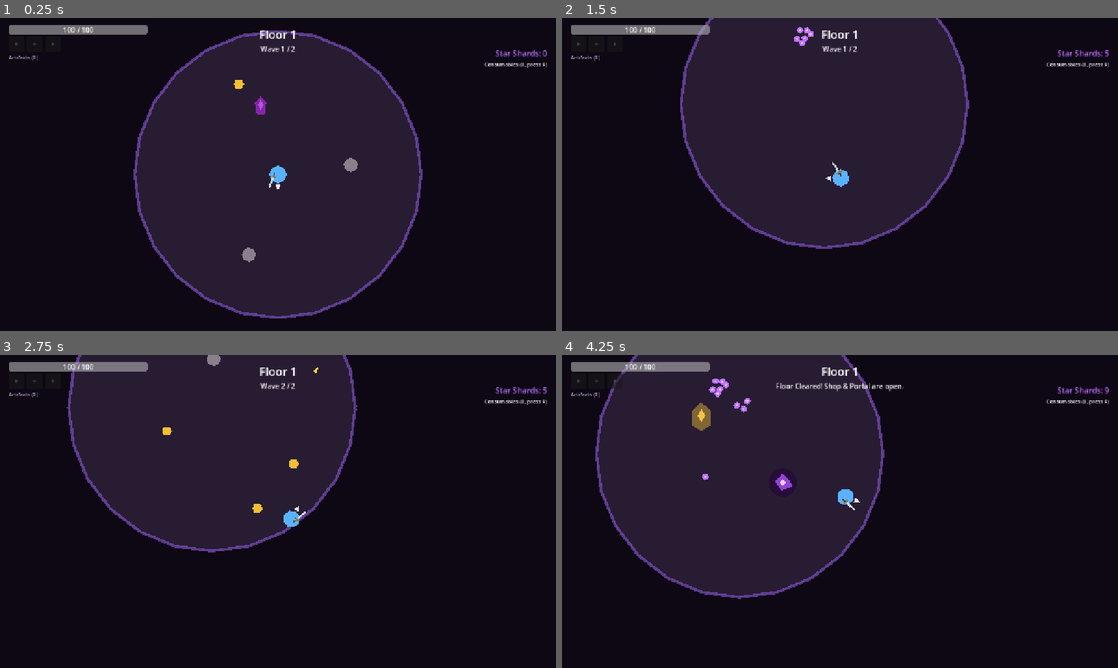
Above: before the commit, frames 1-4 (two rows, left to right).
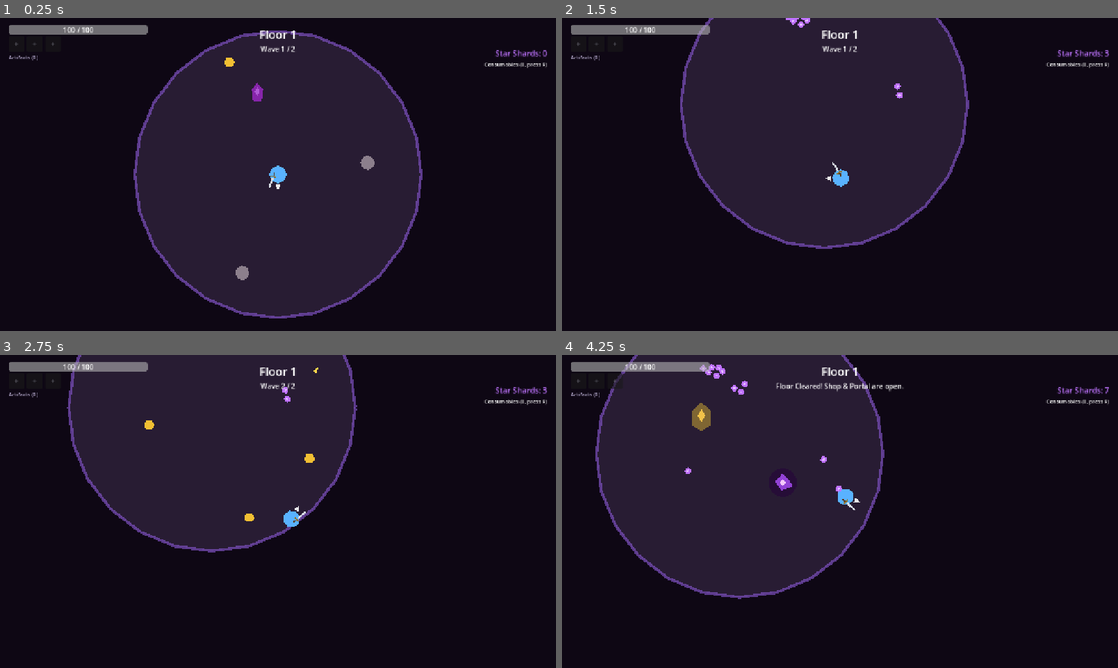
Above: after the commit, the same moments.

Repository: tommarziali-jpg/game_cloude_3.0
Game: Godot game, scene res://scenes/tower/Tower.tscn
Two runs of this game, one before a commit and one after it. Both use one fixed random seed, a clock stepped at 60 frames per second and the inputs below. This scene is started directly instead of the project's main scene.
Inputs (mouse positions are in pixels of both pictures, inside the frame that each line leads up to):
- Up to frame 1 (0.25 s): no input
- Up to frame 2 (1.5 s): tap R (use_consumable) at 0.5, 1.25 s; move the mouse to (962, 158) at 0.52 s; hold D (move_right) 0.53-1.25 s; tap F (interact) at 0.6 s; click (962, 158) at 0.67 s; drag from (728, 190) to (856, 158) at 1.27 s
- Up to frame 3 (2.75 s): tap R (use_consumable) at 2 s; move the mouse to (333, 442) at 2.02 s; hold D (move_right) from 2.03 s (still down); right-click (333, 442) at 2.1 s; tap F (interact) at 2.3 s
- Up to frame 4 (4.25 s): release D (move_right) at 2.75 s; tap R (use_consumable) at 2.75, 3.5 s; drag from (812, 574) to (673, 464) at 2.77 s; move the mouse to (1006, 558) at 3.52 s; hold A (move_left) from 3.53 s (still down); tap F (interact) at 3.6 s

The runs differ from the first frame. In frame 1, 0.6% of the frame differs, in the area x 40-68%, y 12-84%; in frame 2, 0.2%; in frame 3, 0.4%; in frame 4, 0.4%.

Commit message:
Enlarge tower arena

Diff:
--- a/scenes/tower/Tower.gd
+++ b/scenes/tower/Tower.gd
@@ -1,16 +1,14 @@
 extends Node2D
 
 ## The main arena-descent orchestrator. Loaded ONCE when the player enters the
-## Spire; floors are generated procedurally inside this same running scene
-## (no scene reloads between floors -- matches the "the arena itself falls"
-## fiction from docs/STORY.md). Only returns to Hub.tscn on death.
+## Spire; floors are generated procedurally inside this same running scene.
 
 const PLAYER_SCENE := preload("res://scenes/player/Player.tscn")
 const SHOP_SCENE := preload("res://scenes/interactables/Shop.tscn")
 const FLOOR_PORTAL_SCENE := preload("res://scenes/interactables/FloorPortal.tscn")
 const CORRUPTION_CRYSTAL_SCENE := preload("res://scenes/enemies/CorruptionCrystal.tscn")
 
-const ARENA_RADIUS := 300.0
+const ARENA_RADIUS := 360.0
 
 @onready var arena_center: Vector2 = Vector2.ZERO
 @onready var enemy_layer: Node2D = $EnemyLayer
@@ -44,15 +42,9 @@
 	add_child(player)
 	player.global_position = arena_center
 
-# ------------------------------------------------------------------- FLOOR FLOW
-
 func _start_floor() -> void:
 	waiting_for_wave_clear = false
 	if GameManager.is_boss_floor():
-		# The boss spawns at arena_center (it uses that as its roam anchor).
-		# Spawning the player there too meant they'd start on top of the
-		# boss and immediately eat a hit before they could even move --
-		# push the player out to the arena's edge instead.
 		player.global_position = arena_center + Vector2(0, ARENA_RADIUS * 0.65)
 		_start_boss_floor()
 	else:
@@ -66,8 +58,6 @@
 	waiting_for_wave_clear = true
 
 	var count := scene_paths.size()
-	# One enemy per wave becomes an Elite starting a few floors in, so Elites
-	# (a distinct Star Shard source per spec) show up with rising frequency.
 	var elite_index: int = -1
 	if GameManager.current_floor >= 3 and randf() < 0.25 + float(GameManager.current_floor) * 0.01:
 		elite_index = randi() % max(1, count)
@@ -90,14 +80,12 @@
 	current_wave_enemies.append(e)
 	e.tree_exiting.connect(_on_wave_enemy_removed.bind(e))
 
-## Corruption Crystals are a stationary Star Shard source scattered around
-## some floors (breaking one grants shards). Roughly one every couple waves.
 func _maybe_spawn_corruption_crystal() -> void:
 	if randf() < 0.3:
 		var crystal = CORRUPTION_CRYSTAL_SCENE.instantiate()
 		var angle := randf_range(0, TAU)
 		var r := randf_range(ARENA_RADIUS * 0.3, ARENA_RADIUS * 0.7)
-		crystal.difficulty_scale = 1.0  # crystals don't scale with floor difficulty
+		crystal.difficulty_scale = 1.0
 		crystal.global_position = arena_center + Vector2(cos(angle), sin(angle)) * r
 		enemy_layer.add_child(crystal)
 		current_wave_enemies.append(crystal)
@@ -117,8 +105,6 @@
 	else:
 		_on_floor_cleared()
 
-# --------------------------------------------------------------------- BOSS
-
 func _start_boss_floor() -> void:
 	var boss_path := WaveData.boss_scene_for_floor(GameManager.current_floor)
 	var scene: PackedScene = load(boss_path)
@@ -136,21 +122,15 @@
 	current_boss = null
 	_on_floor_cleared()
 
-# ------------------------------------------------------------------- CLEARED
-
 func _on_floor_cleared() -> void:
 	GameManager.on_floor_cleared()
 	_spawn_reward()
 
 func _spawn_reward() -> void:
-	# Exactly one shop per floor (per spec) -- sells everything (Cards,
-	# Artifacts, Consumables) out of one shared, rarity-weighted pool.
 	var shop = SHOP_SCENE.instantiate()
 	interactable_layer.add_child(shop)
 	shop.global_position = arena_center + Vector2(-80, -80)
 
-	# No more auto-descend countdown -- the player must walk into the portal
-	# and interact with it to move on.
 	var portal = FLOOR_PORTAL_SCENE.instantiate()
 	interactable_layer.add_child(portal)
 	portal.global_position = arena_center + Vector2(90, 60)
